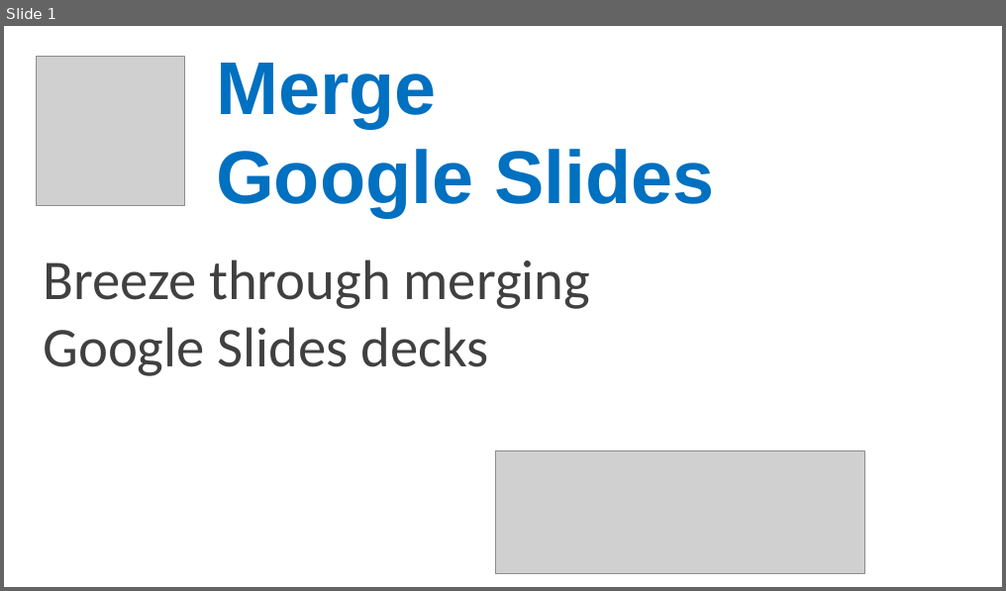
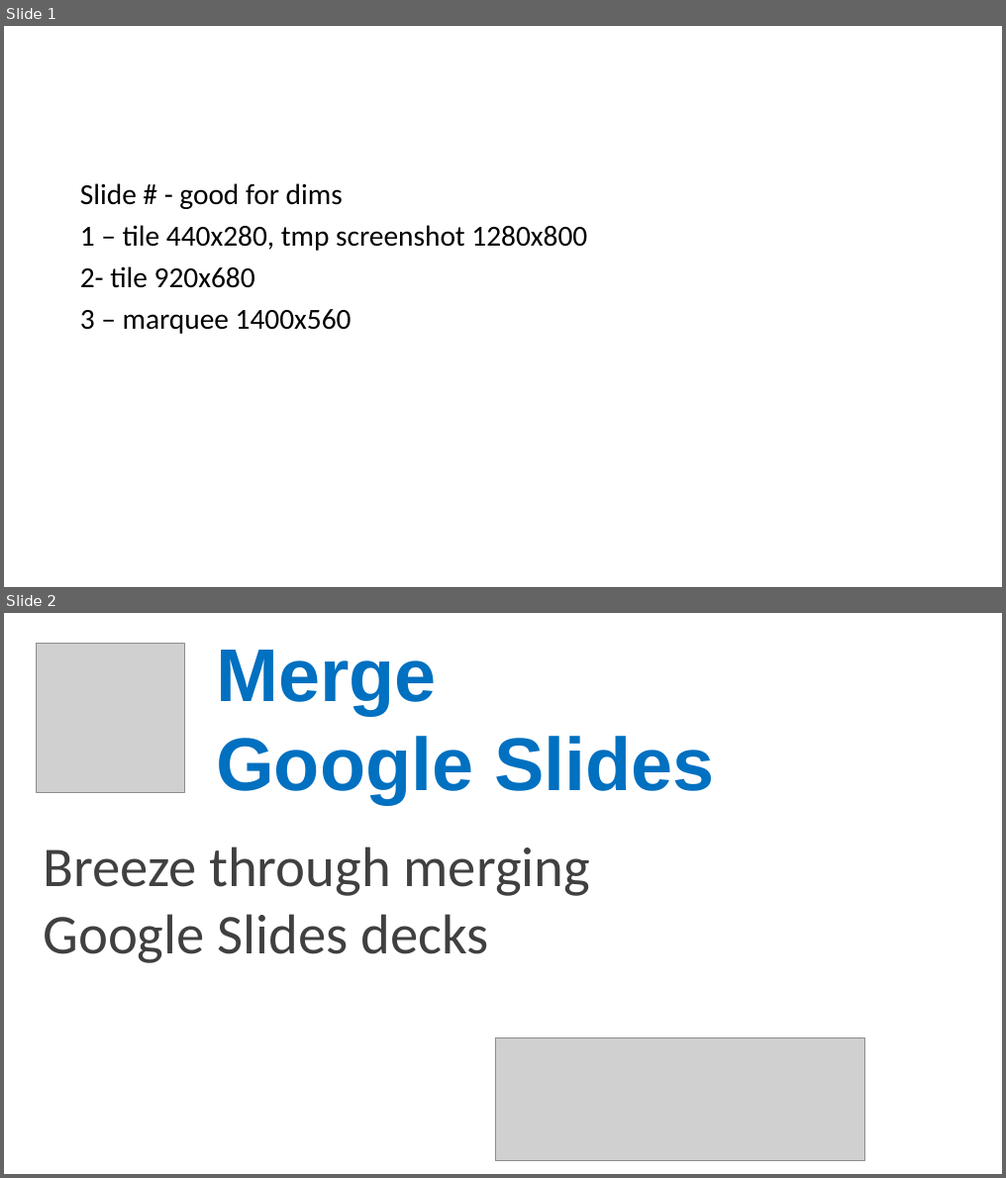
Before and after one commit to OleksiyRudenko/merge-google-slides, a slide deck: dist-env/src/promo.pptx. Shown one above the other, each under a label of ours: slide 1 before the commit, slides 1 and 2 after it. The pictures are 1006x591 and 1006x1178 pixels, drawn with LibreOffice and Linux fonts; fonts in the diff are those of the drawing; grey boxes stand for pictures. Boxes give left, top, right and bottom in pixels: in the first picture for what was removed or moved away, otherwise in the second. Text is boxed around its words. In the diff, an @@ line names an element or a change of style, - is before the commit and + after.

```diff
--- a/dist-env/src/promo.pptx
+++ b/dist-env/src/promo.pptx
@@ slide 1 added at box(4, 26, 1002, 587), background #FFFFFF @@
@@ text added at box(80, 183, 587, 334), 28 pt, text #000000 @@
+Slide # - good for dims
+1 – tile 440x280, tmp screenshot 1280x800
+2- tile 920x680
+3 – marquee 1400x560
@@ what was slide 1 is now slide 2 @@
```
Also in this commit, not shown: 15 other files.
